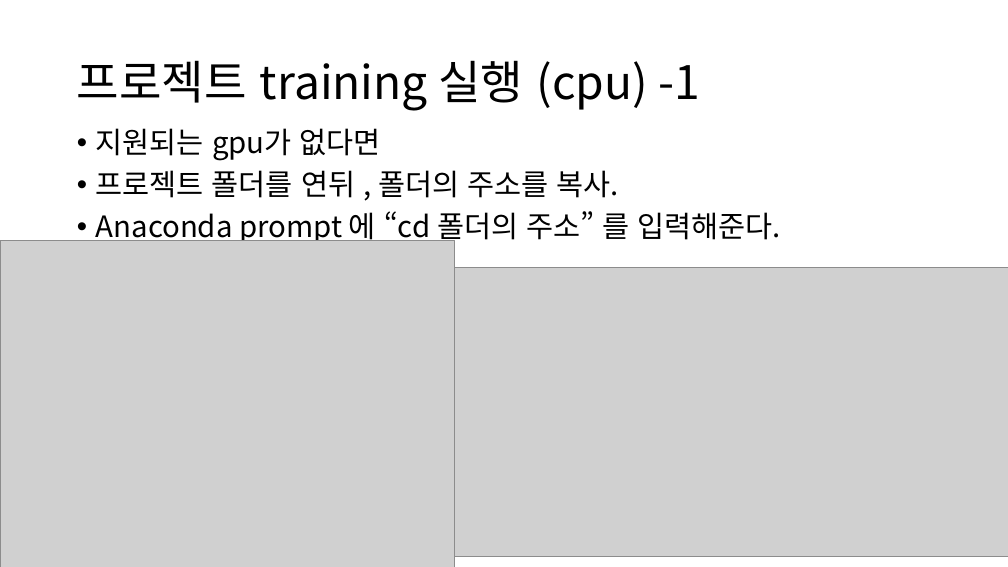
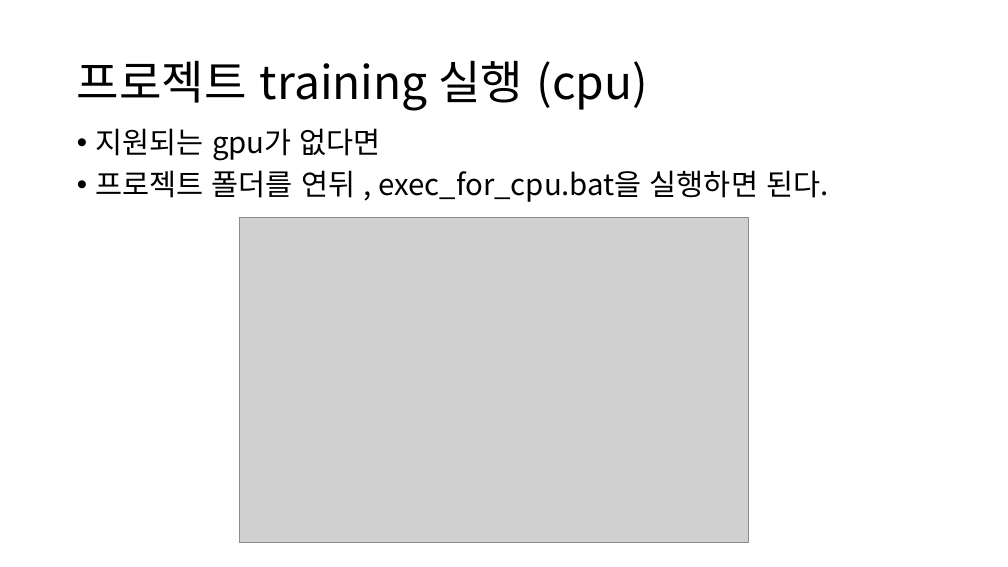
Before and after one commit to DuaNoDo/object-detection, a slide deck: slide 8 of 객체탐지.pptx (slide 9 before the commit). Drawn at 1008x567 pixels with LibreOffice and Linux fonts; fonts in the diff are those of the drawing; grey boxes stand for pictures. Boxes give left, top, right and bottom in pixels: in the first picture for what was removed or moved away, otherwise in the second. Text is boxed around its words. In the diff, an @@ line names an element or a change of style, - is before the commit and + after.

Commit message:
ppt change

```diff
--- a/객체탐지.pptx
+++ b/객체탐지.pptx
@@ title at (77, 60, 647, 111): text changed @@
-프로젝트 training 실행 (cpu) -1
+프로젝트 training 실행 (cpu)
@@ text at (96, 170, 828, 202): text changed @@
-• 프로젝트 폴더를 연뒤 , 폴더의 주소를 복사.
-• Anaconda prompt 에 “cd 폴더의 주소” 를 입력해준다.
+• 프로젝트 폴더를 연뒤 , exec_for_cpu.bat을 실행하면 된다.
@@ picture added at (239, 217, 748, 543) @@
@@ picture removed at (0, 240, 454, 567) @@
@@ picture removed at (454, 268, 1008, 557) @@
```
Also in this commit, not shown: 1 other slide changed, 2 slides removed, 2 other files.
